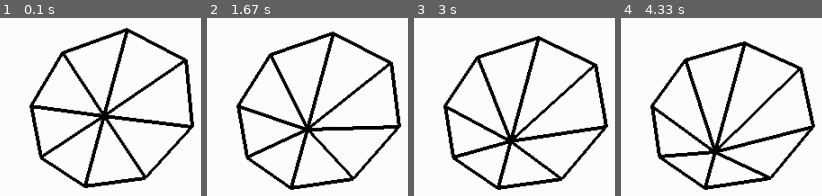
Above: before the commit, frames 1-4 (left to right).
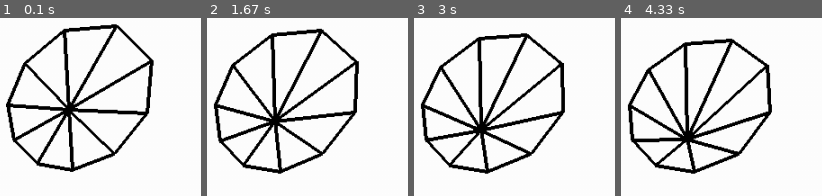
Above: after the commit, the same moments.

Repository: Mikluki/Geometric-modelling-hw
Game: pygame game, started from Lab 3/Lab3 pg-VRC-list.py
Two runs of this game, one before a commit and one after it. Both use one fixed random seed, a clock stepped at 60 frames per second and the inputs below.
Inputs:
- Up to frame 1 (0.1 s): no input
- Up to frame 2 (1.67 s): no input
- Up to frame 3 (3 s): no input
- Up to frame 4 (4.33 s): no input

The runs differ from the first frame. In frame 1, 23% of the frame differs, in the area x 2-98%, y 3-97%; in frame 2, 23%, in the area x 3-98%, y 5-97%; in frame 3, 23%; in frame 4, 23%.

Commit message:
camera bug

Diff:
--- a/Lab 3/Lab3 pg-VRC-list.py
+++ b/Lab 3/Lab3 pg-VRC-list.py
@@ -3,34 +3,6 @@
 import pygame
 import numpy as np
 from pynput import keyboard  # using module keyboard
-# from math import *
-
-direction = 0
-
-def on_press(key):
-    global direction
-    try:
-        print('alphanumeric key {0} pressed'.format(
-            key.char))
-        if key.char == "a":
-            direction = 0
-        elif key.char == "d":
-            direction = 1
-        elif key.char == "w":
-            direction = 2
-        elif key.char == "s":
-            direction = 3
-    except AttributeError:
-        print('special key {0} pressed'.format(
-            key))
-
-def on_release(key):
-    print('{0} released'.format(
-        key))
-    if key == keyboard.Key.esc:
-        # Stop listener
-        return False
-
 
 WHITE = (255, 255, 255)
 RED = (255, 0, 0)
@@ -176,9 +148,24 @@
         return True
 
 # print(Rz(np.pi/2)@a.vec)
+
+
+class Basis:
+    def __init__(self,  x=0, y=0, z=0, color='red'):
+        self.dd = 100
+        self.points = []
+        self.center = Point(x,y,z)
+        self.points.append(Point(self.center.x + self.dd, y, z))
+        self.points.append(self.center)
+        self.points.append(Point(x,self.center.y + self.dd,z))
+        self.points.append(self.center)
+        self.points.append(Point(x,y,self.center.z + self.dd))
+
+
+
 class Wheel:
-    def __init__(self, radius, height=0, x=0, y=0, z=0, color='black'):
-
+    def __init__(self, radius, n=10, height=0, x=0, y=0, z=0, color='black'):
+        self.n = n
         self.radius = radius
         self.height = height
 
@@ -188,23 +175,21 @@
         self.center = Point(x, y, z)
         self.top = Point(x, y, height)
 
-        self.circle_points = []
-        self.circle_points.append( Point(self.center.x, self.center.y + self.radius, self.center.z ))
-        self.circle_points.append( Point(self.center.x + self.diag_coef, self.center.y + self.diag_coef,\
-            self.center.z))
-        self.circle_points.append( Point(self.center.x + self.radius, self.center.y, self.center.z ))
-        self.circle_points.append( Point(self.center.x + self.diag_coef, self.center.y - self.diag_coef,\
-            self.center.z))
-        self.circle_points.append( Point(self.center.x, self.center.y - self.radius, self.center.z ))
-        self.circle_points.append( Point(self.center.x - self.diag_coef, self.center.y - self.diag_coef,\
-            self.center.z))
-        self.circle_points.append( Point(self.center.x - self.radius, self.center.y, self.center.z ))
-        self.circle_points.append( Point(self.center.x - self.diag_coef, self.center.y + self.diag_coef,\
-            self.center.z))
-
-        self.points = list(self.circle_points)
-        # self.points.append(self.center)
+        self.points = self.get_circle_P()
         self.points.append(self.top)
+
+
+    def get_circle_P(self,):
+        unit_angle = 2*np.pi/self.n
+        angle = 0
+        points = []
+        for i in range(self.n):
+            dx = self.radius*np.cos(angle)
+            dy = self.radius*np.sin(angle)
+            points.append(Point(dx,dy,self.center.z))
+
+            angle = angle + unit_angle
+        return points
 
     def translate_2_origin(self,):
         cx, cy, cz = self.center.x, self.center.y, self.center.z
@@ -283,8 +268,6 @@
 
 
     def to_vrc(self, fig):
-
-        # print(fig.top_vrc,'\n---\n', fig.top.vec,'\n\n')
         fig.list_p_vrc = []
         for i in range(len(fig.points)):
             p_vrc = self.vrc_matrix @ fig.points[i].vec
@@ -322,14 +305,6 @@
     '''Main method'''
 
 
-    # # Keyboard:
-    # # Collect events until released
-    # listener = keyboard.Listener(
-    #     on_press=on_press,
-    #     on_release=on_release)
-    # listener.start()
-
-    FPS = 30
 
     translation = (0.00,0)
     rotation = 0.001
@@ -340,13 +315,13 @@
     bg.fill((255, 255, 255))
     bg.convert()
     clock = pygame.time.Clock()
-    milliseconds = clock.tick(FPS)
     screen.fill(WHITE)
     screen.blit(bg, (0,0))
 
     # ============= Create object ==================
     w = Wheel(100, height=200, x=0, y=0)
-    cam = Camera(xe=300, ye=200, ze=200, distance=300)
+    b = Basis()
+    cam = Camera(xe=200, ye=200, ze=200, distance=200)
 
     while True:
         # clock.tick(5)
@@ -367,6 +342,8 @@
         # w.translate(0, 0, 0.05)
 
         cam.draw(w)
+        # cam.draw(b)
+
         w.rotate_x(0.001)
         w.rotate_y(0.001)
         # w.rotate_z(0.001)
Not shown, changed: Lab 3/test.ipynb
